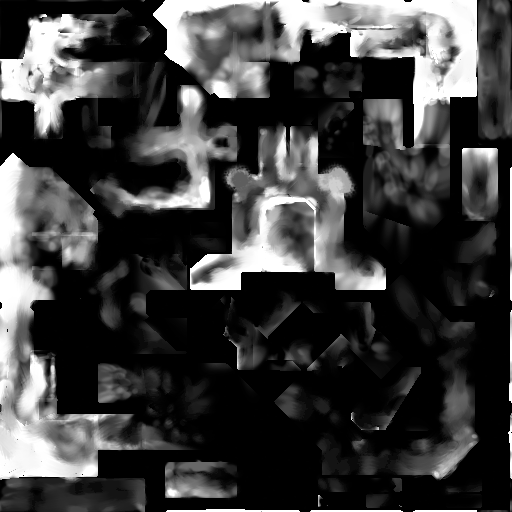
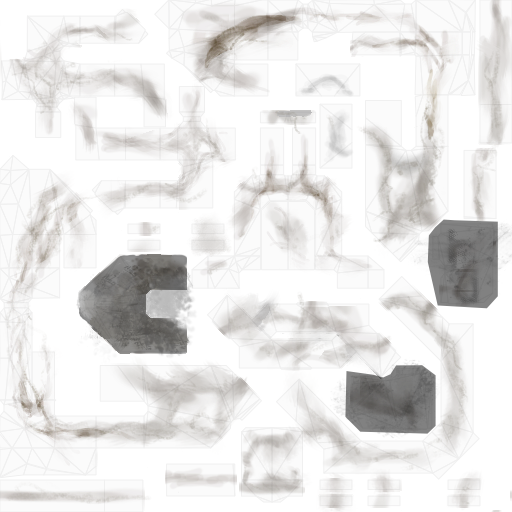
The second (512, 512) image is a revision of the first. Changes to its layers:
painted on "uv template" over <box>0,0,512,512</box>
painted on "Paint Layer 1" over <box>0,0,512,448</box>
painted on "dirty paths" over <box>0,0,512,512</box>
painted on "dark floor rooms" over <box>0,0,512,512</box>
painted on "base white" over <box>0,0,512,512</box>
